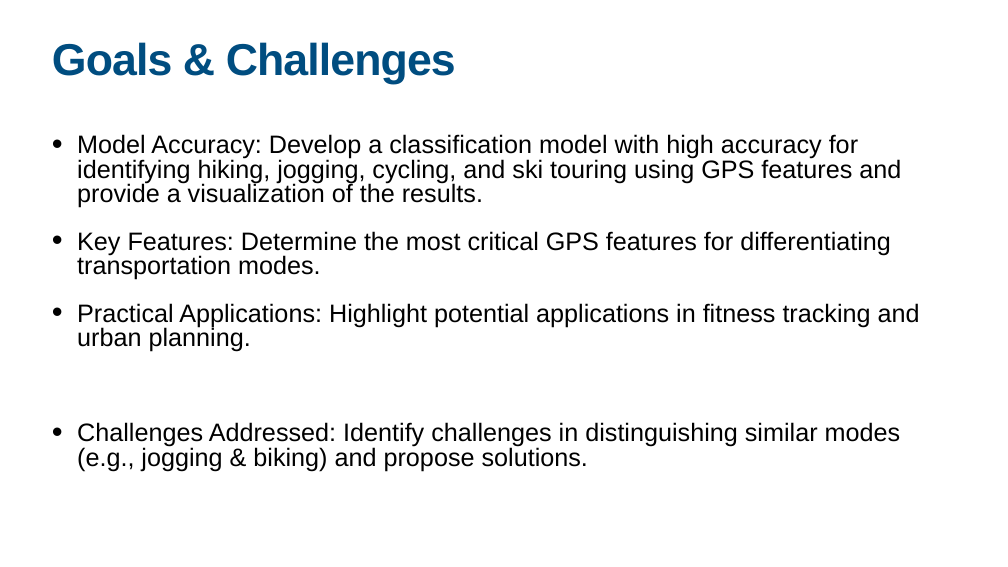
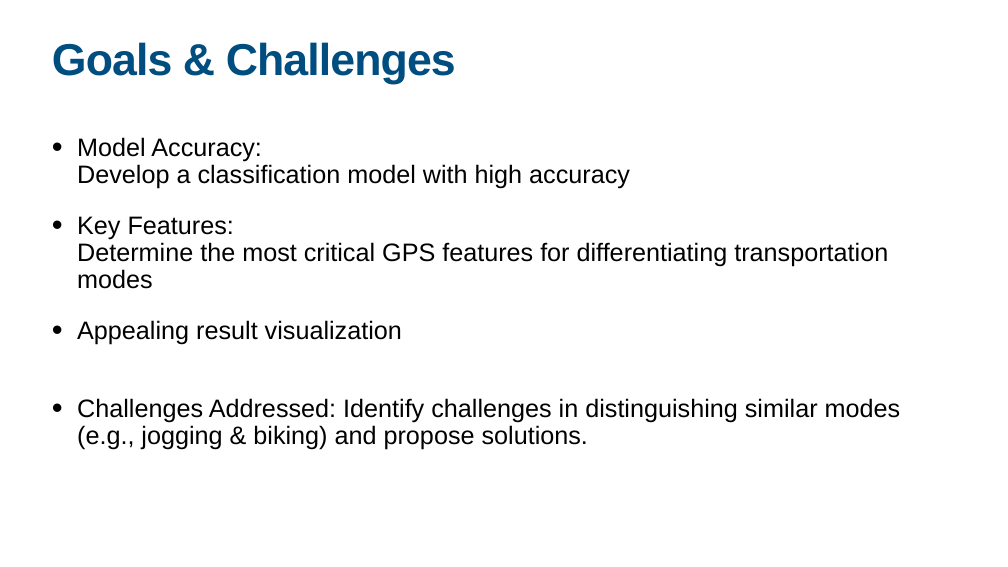
Before and after one commit to jonglr/GEO880-Project, a slide deck: slide 7 of Presentation.pptx (slide 6 before the commit). Drawn at 1008x567 pixels with LibreOffice and Linux fonts; fonts in the diff are those of the drawing. Boxes give left, top, right and bottom in pixels: in the first picture for what was removed or moved away, otherwise in the second. Text is boxed around its words. In the diff, an @@ line names an element or a change of style, - is before the commit and + after.

```diff
--- a/Presentation.pptx
+++ b/Presentation.pptx
@@ text at (77,137,888,345): text changed @@
-• Model Accuracy: Develop a classification model with high accuracy for identifying hiking, jogging, cycling, and ski touring using GPS features and provide a visualization of the results.
-• Key Features: Determine the most critical GPS features for differentiating transportation modes.
-• Practical Applications: Highlight potential applications in fitness tracking and urban planning.
+• Model Accuracy:
+  Develop a classification model with high accuracy
+• Key Features:
+  Determine the most critical GPS features for differentiating transportation modes
+• Appealing result visualization
@@ text at (77,398,901,450): line spacing 0.8 to 0.9 @@
```
Also in this commit, not shown: 2 other slides changed, 1 slide added, 1 slide removed, 4 other files.
